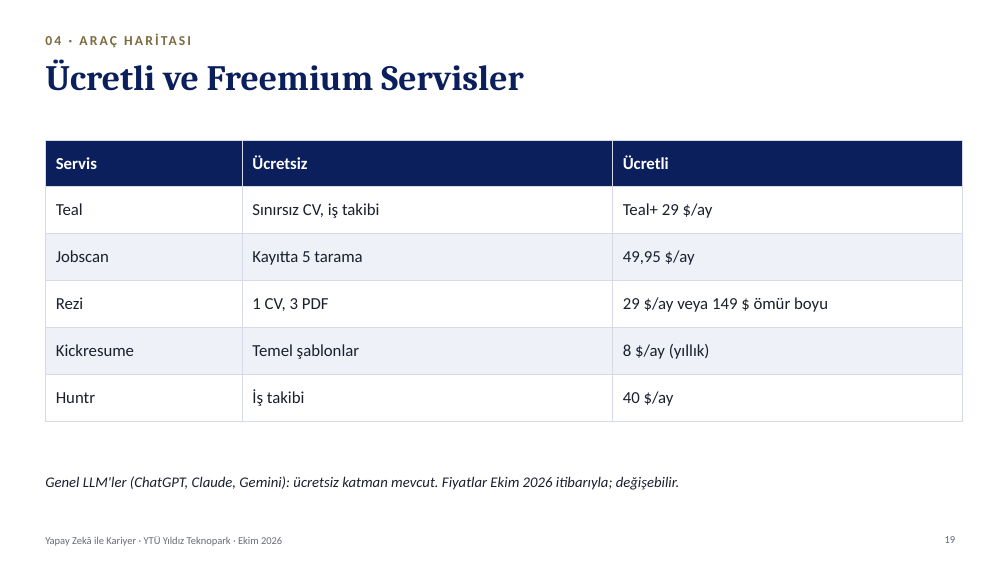
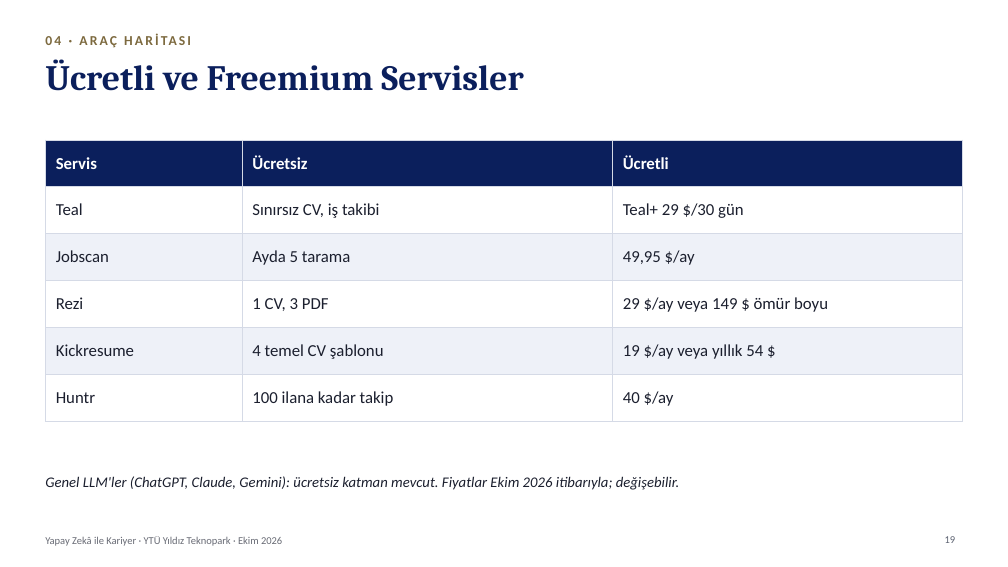
Before and after one commit to kaayra2000/kurslar, a slide deck: slide 19 of sunum/sunum.pptx. Drawn at 1008x567 pixels with LibreOffice and Linux fonts; fonts in the diff are those of the drawing; background and template pictures are left out. Boxes give left, top, right and bottom in pixels: in the first picture for what was removed or moved away, otherwise in the second. Text is boxed around its words. In the diff, an @@ line names an element or a change of style, - is before the commit and + after.

```diff
--- a/sunum/sunum.pptx
+++ b/sunum/sunum.pptx
@@ table at (45,140,963,410) @@
-row 2, column 3: Teal+ 29 $/ay
+row 2, column 3: Teal+ 29 $/30 gün
-row 3, column 2: Kayıtta 5 tarama
+row 3, column 2: Ayda 5 tarama
-row 5, column 2: Temel şablonlar
+row 5, column 2: 4 temel CV şablonu
-row 5, column 3: 8 $/ay (yıllık)
+row 5, column 3: 19 $/ay veya yıllık 54 $
-row 6, column 2: İş takibi
+row 6, column 2: 100 ilana kadar takip
```
Also in this commit, not shown: 3 other files.
